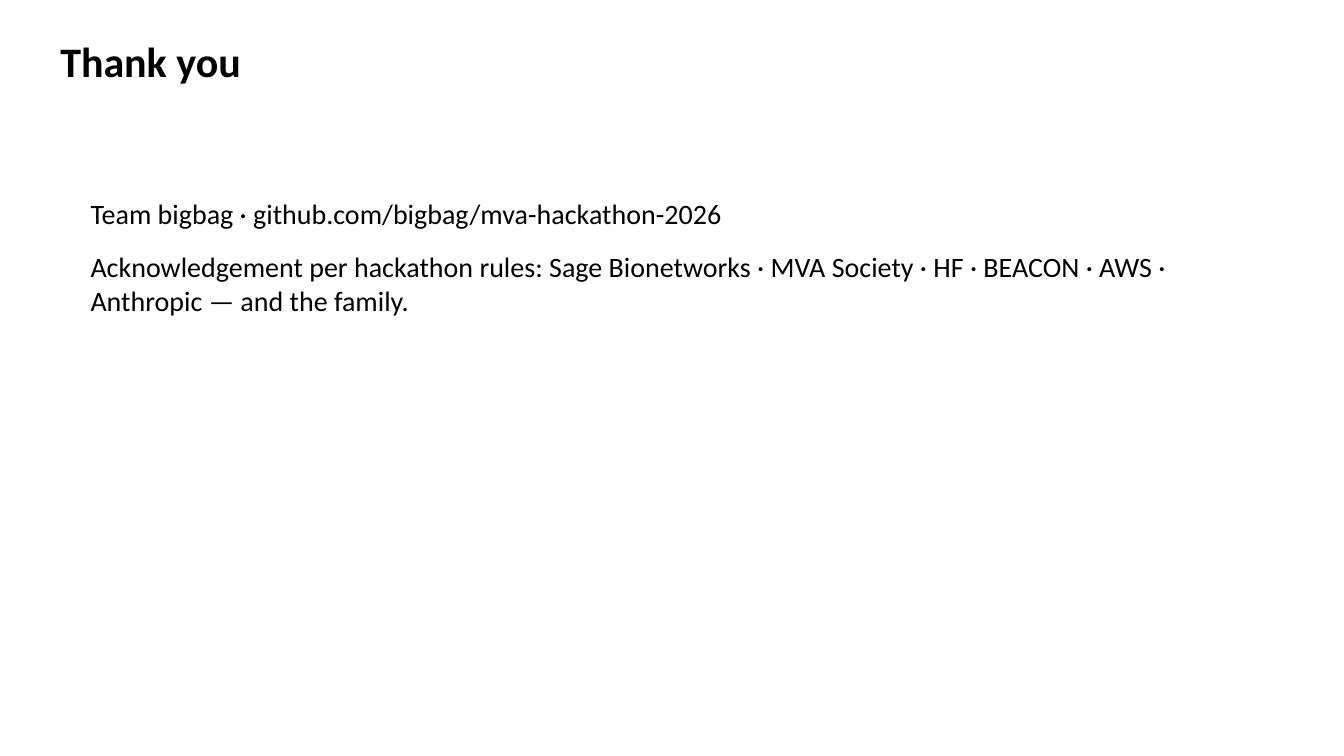
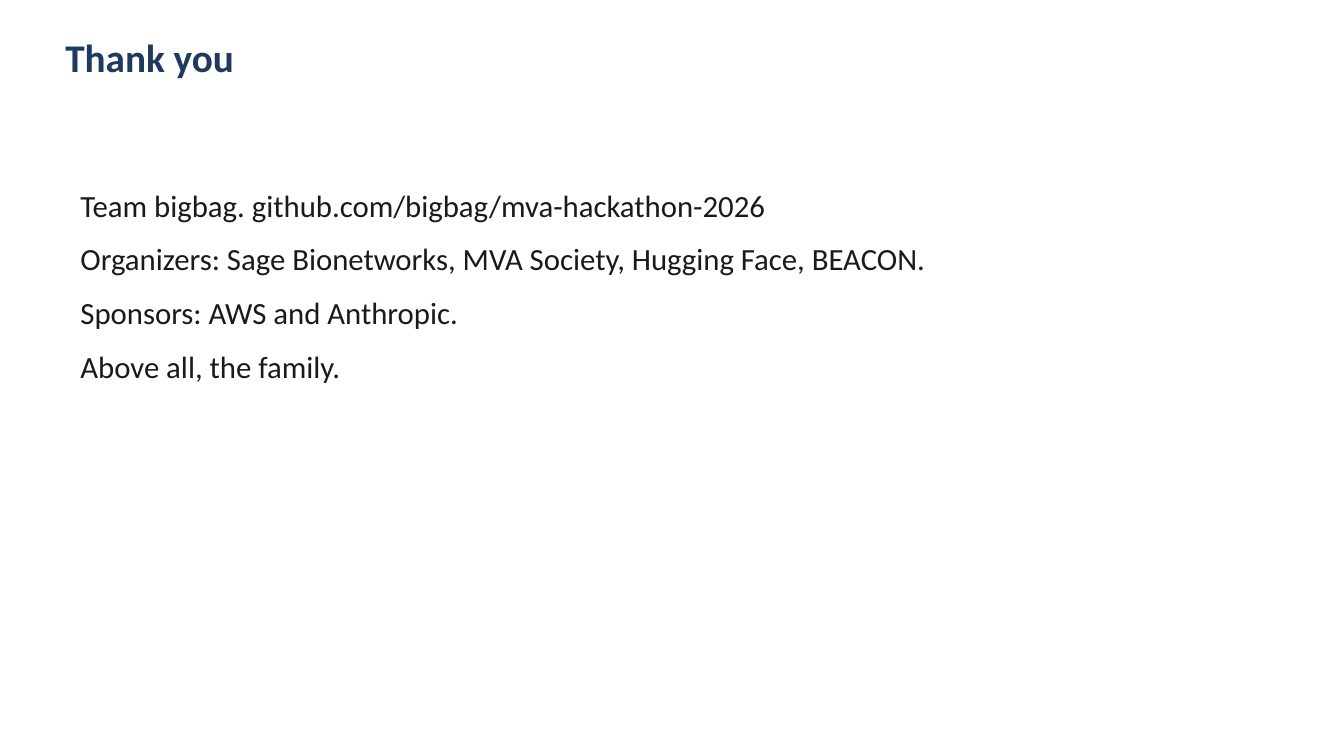
Before and after one commit to bigbag/mva-hackathon-2026, a slide deck: slide 12 of track2/slides/pitch_deck.pptx. Drawn at 1344x756 pixels with LibreOffice and Linux fonts; fonts in the diff are those of the drawing. Boxes give left, top, right and bottom in pixels: in the first picture for what was removed or moved away, otherwise in the second. Text is boxed around its words. In the diff, an @@ line names an element or a change of style, - is before the commit and + after.

```diff
--- a/track2/slides/pitch_deck.pptx
+++ b/track2/slides/pitch_deck.pptx
@@ text "Thank you" at <box>65,44,234,78</box>: size 30 to 28 pt, text colour #000000 to #1E3A5F @@
@@ text at <box>80,195,925,383</box>: text changed; size 20 to 22 pt; text colour #000000 to #1A1A1A @@
-Team bigbag · github.com/bigbag/mva-hackathon-2026
-Acknowledgement per hackathon rules: Sage Bionetworks · MVA Society · HF · BEACON · AWS · Anthropic — and the family.
+Team bigbag. github.com/bigbag/mva-hackathon-2026
+Organizers: Sage Bionetworks, MVA Society, Hugging Face, BEACON.
+Sponsors: AWS and Anthropic.
+Above all, the family.
```
Also in this commit, not shown: 11 other slides changed, 15 other files.
